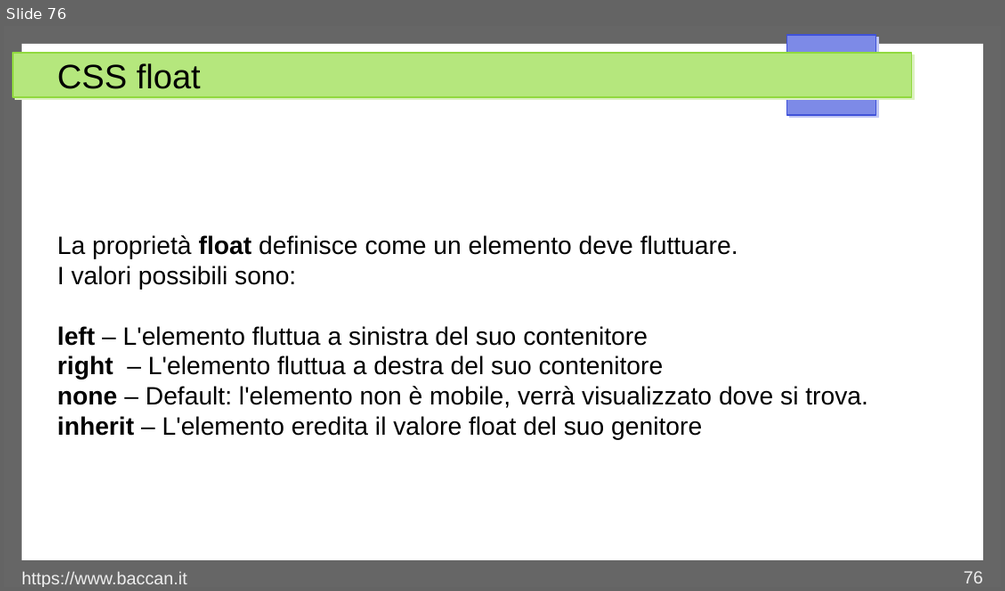
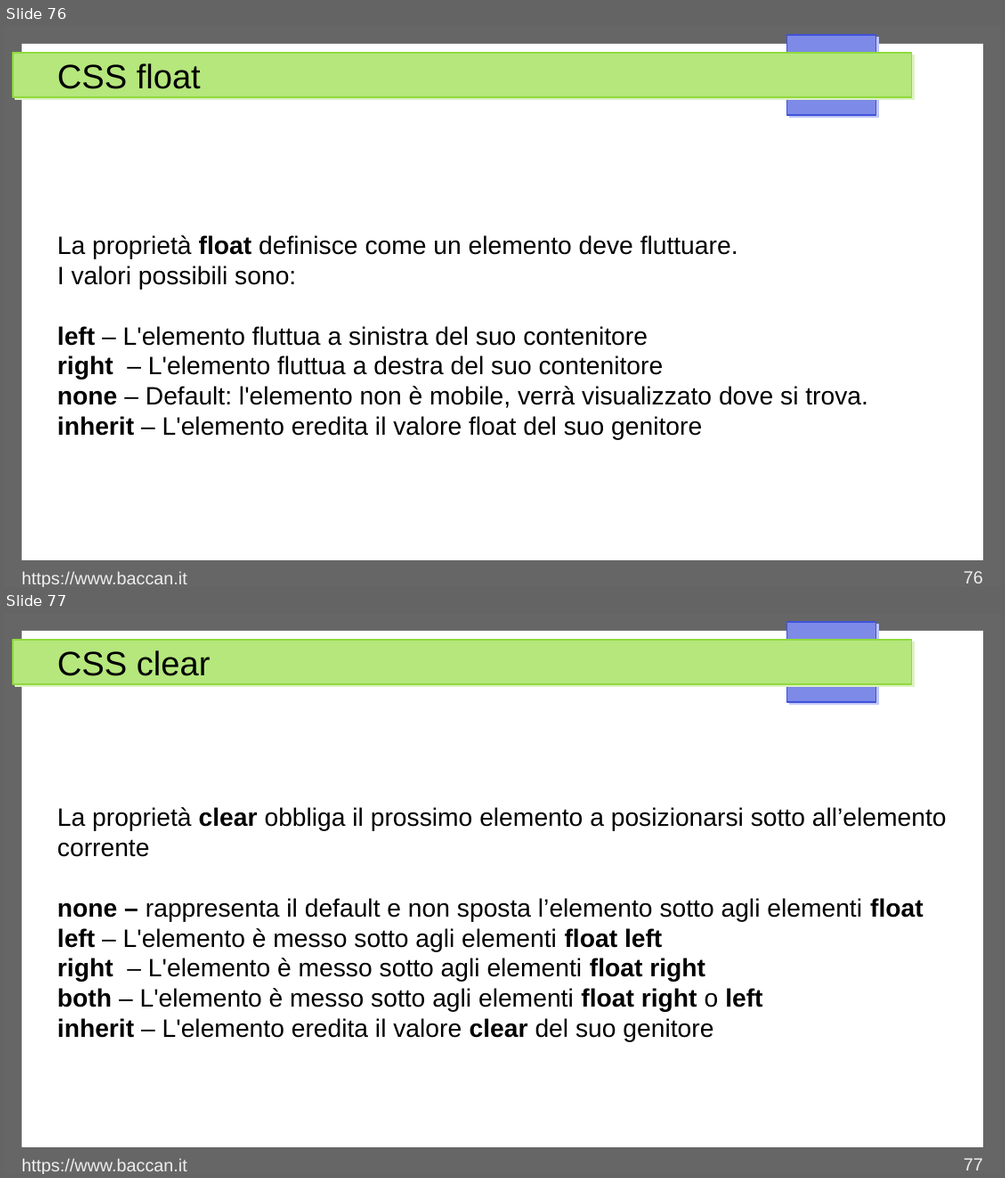
Before and after one commit to matteobaccan/CorsoCSS, a slide deck: Chapter_css.odp. Shown one above the other, each under a label of ours: slide 76 before the commit, slides 76 and 77 after it. The pictures are 1005x591 and 1005x1178 pixels, drawn with LibreOffice and Linux fonts; fonts in the diff are those of the drawing. Boxes give left, top, right and bottom in pixels: in the first picture for what was removed or moved away, otherwise in the second. Text is boxed around its words. In the diff, an @@ line names an element or a change of style, - is before the commit and + after.

Commit message:
Clear, align e !important

```diff
--- a/Chapter_css.odp
+++ b/Chapter_css.odp
@@ slide 77 added at (x1=4, y1=613, x2=1001, y2=1174), background #FFFFFF; not listed: 4 template elements that a slide beside it also shows @@
@@ title added at (x1=57, y1=650, x2=210, y2=676), 27 pt, text #000000 @@
+CSS clear
@@ text added at (x1=57, y1=807, x2=947, y2=1042), 20 pt, text #000000 @@
+La proprietà clear obbliga il prossimo elemento a posizionarsi sotto all’elemento corrente
+none – rappresenta il default e non sposta l’elemento sotto agli elementi float
+left – L'elemento è messo sotto agli elementi float left
+right – L'elemento è messo sotto agli elementi float right
+both – L'elemento è messo sotto agli elementi float right o left
+inherit – L'elemento eredita il valore clear del suo genitore
@@ text added at (x1=22, y1=1158, x2=187, y2=1174), 14 pt, text #EEEEEE @@
+https://www.baccan.it
@@ page number added at (x1=963, y1=1158, x2=983, y2=1170), 14 pt, text #EEEEEE @@
+77
```
Also in this commit, not shown: 2 other slides added, 4 other files.
